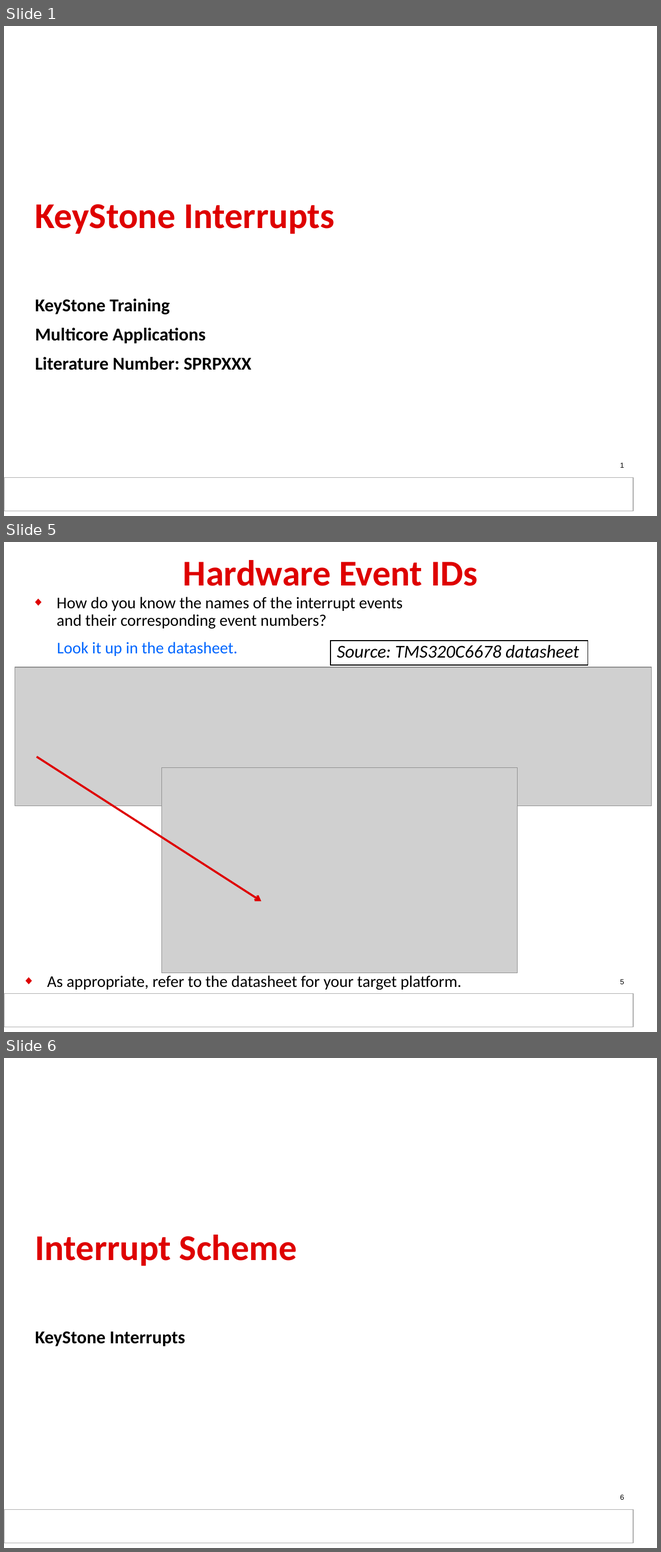
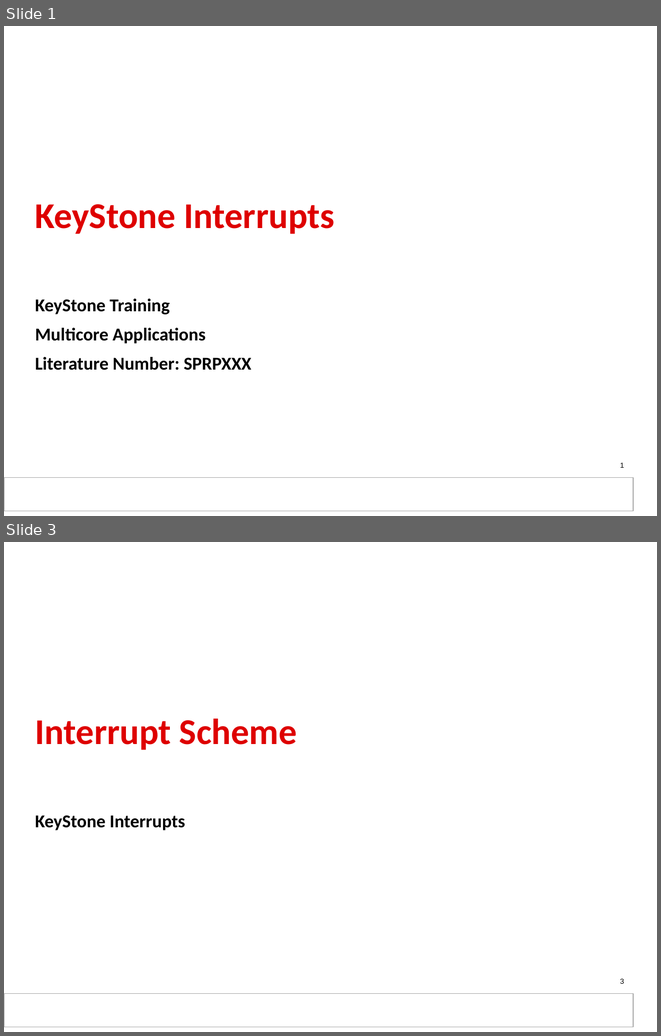
Before and after one commit to hari1989/keystone-workshop, a slide deck: slides/KeyStone_Interrupts.pptx. Shown one above the other, each under a label of ours: slides 1, 5 and 6 before the commit, slides 1 and 3 after it; the slides between them are not shown. The pictures are 661x1552 and 661x1036 pixels, drawn with LibreOffice and Linux fonts; fonts in the diff are those of the drawing; grey boxes stand for pictures; background and template pictures are left out. Boxes give left, top, right and bottom in pixels: in the first picture for what was removed or moved away, otherwise in the second. Text is boxed around its words. In the diff, an @@ line names an element or a change of style, - is before the commit and + after.

```diff
--- a/slides/KeyStone_Interrupts.pptx
+++ b/slides/KeyStone_Interrupts.pptx
@@ slide 5 removed at [4,542,657,1032], background #FFFFFF; not listed: 2 template elements that a slide beside it also shows @@
@@ title removed at [183,560,478,586] @@
-Hardware Event IDs
@@ text removed at [56,597,403,629] @@
-◆ How do you know the names of the interrupt events
-  and their corresponding event numbers?
@@ text removed at [57,642,238,656] @@
-Look it up in the datasheet.
@@ rectangle removed at [330,641,588,665] @@
-Source: TMS320C6678 datasheet
@@ picture removed at [15,668,652,806] @@
@@ arrow removed from (37, 757) to (261, 901) @@
@@ picture removed at [162,767,517,972] @@
@@ text removed at [47,975,461,990] @@
-◆ As appropriate, refer to the datasheet for your target platform.
@@ page number removed at [620,979,624,984] @@
-5
@@ what was slide 6 is now slide 3 @@
@@ page number at [620,978,624,983]: text changed @@
-6
+3
```
Also in this commit, not shown: 5 slides changed, 10 slides added, 6 other slides removed.
